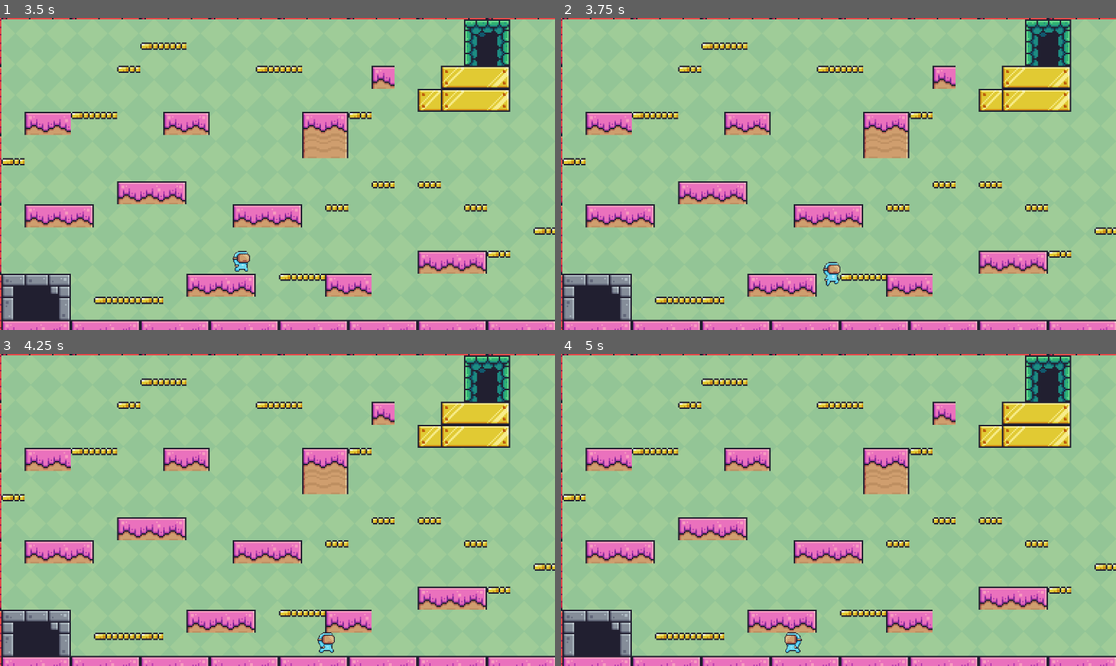
Above: before the commit, frames 1-4 (two rows, left to right).
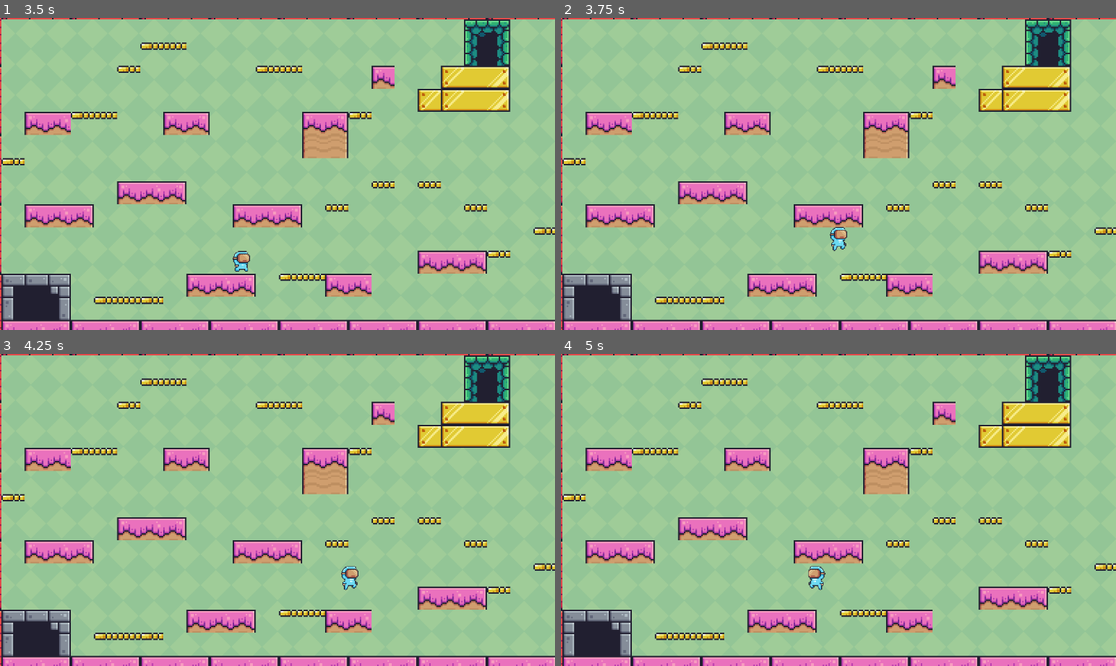
Above: after the commit, the same moments.

Repository: marianoluiz/2d-platformer-game
Game: Godot game, scene res://main.tscn
Two runs of this game, one before a commit and one after it. Both use one fixed random seed, a clock stepped at 60 frames per second and the inputs below.
Inputs:
- Up to frame 1 (3.5 s): hold Right (right) 0.53-2.03 s; tap Up (jump) at 0.6, 0.77, 1.07, 1.35, 1.52, 1.82, 2.1, 2.85, 3.02, 3.32 s; hold Left (left) 2.03-2.78 s; hold Right (right) from 2.78 s (still down)
- Up to frame 2 (3.75 s): keep holding Right (right); tap Up (jump) at 3.6 s
- Up to frame 3 (4.25 s): keep holding Right (right); tap Up (jump) at 3.77, 4.07 s
- Up to frame 4 (5 s): release Right (right) at 4.28 s; hold Left (left) from 4.28 s (still down); tap Up (jump) at 4.35, 4.52, 4.82 s

Frame 1 is identical in both runs. In frame 2, 0.4% of the frame differs, in the area x 47-52%, y 66-86%; in frame 3, 0.4%; in frame 4, 0.4%.

Commit message:
added coyote

Diff:
--- a/scenes/main_character.gd
+++ b/scenes/main_character.gd
@@ -3,6 +3,11 @@
 const SPEED = 300.0
 const JUMP_VELOCITY = -800.0
 @onready var sprite_2d = $Sprite2D # drag sprite 2d then ctrl
+
+# coyote and jump buffering
+const COYOTE_TIME = 0.2  # Allow 0.2 seconds of coyote time
+var coyote_timer = 0.0
+var has_jumped = false
 
 # Get the gravity from the project settings to be synced with RigidBody nodes.
 var gravity = ProjectSettings.get_setting("physics/2d/default_gravity")
@@ -20,9 +25,21 @@
 		velocity.y += gravity * delta
 		sprite_2d.animation = "jumping"
 
+
 	# Handle jump.
-	if Input.is_action_just_pressed("jump") and is_on_floor():
-		velocity.y = JUMP_VELOCITY
+
+	# Coyote time logic
+	if is_on_floor():
+		coyote_timer = COYOTE_TIME  # Reset the timer when on the ground
+		has_jumped = false  # Reset jump state when on the ground
+	else:
+		coyote_timer -= delta  # Count down if in the air
+
+	# Jump logic
+	if Input.is_action_just_pressed("jump"):
+		if not has_jumped and (is_on_floor() or coyote_timer > 0):
+			velocity.y = JUMP_VELOCITY
+			has_jumped = true  # Set to true to prevent another jump
 
 	# Get the input direction and handle the movement/deceleration.
 	# As good practice, you should replace UI actions with custom gameplay actions.
